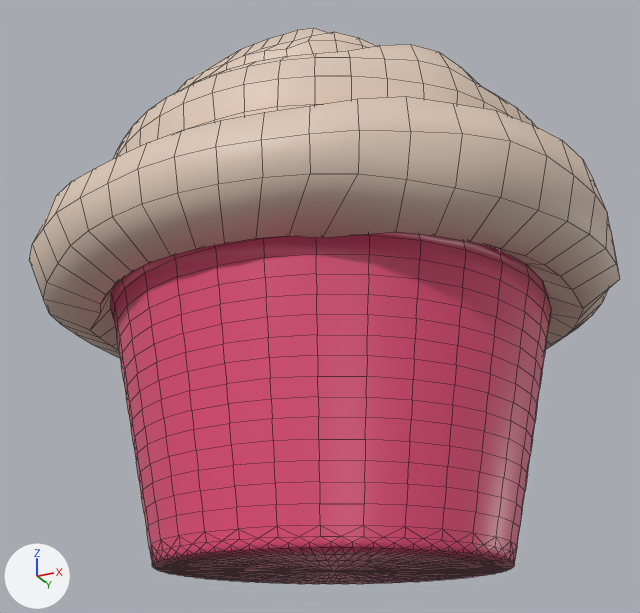
One commit to the Blender file Assets/Models/Actor/actor.blend: the scene before it, then after it.
The view is the same before and after, from a 50 mm camera at (8.8, -18.17, -2.11) aimed at (-0.32, 0.08, 6.11). Lighting does not change. The marker at lower left points along +X, +Y and +Z. Mesh edges are drawn as thin lines.

The older version as bpy lines, for what is in view:
```python
mat_body = principled_material('Body')
mat_body.base_color = (0.8, 0.0784, 0.201)  # pink #e74f7c
mat_body.roughness = 0.4
mat_cream = principled_material('Cream')
mat_cream.base_color = (0.8, 0.631, 0.514)  # beige #e7d0be
me_cone = bpy.data.meshes.new('Cone')
me_cone.from_pydata(...)  # 1878 vertices, 2304 faces; spans x -6.79..6.81, y -6.63..6.75, z -6.12..7.34
# faces by material slot: [1344, 960]
me_cone.materials.append(mat_body)  # pink #e74f7c
me_cone.materials.append(mat_cream)  # beige #e7d0be
ob_cream = bpy.data.objects.new('Cream', me_cone)
ob_cream.location = (0.0, 0.0, 5.91)
```
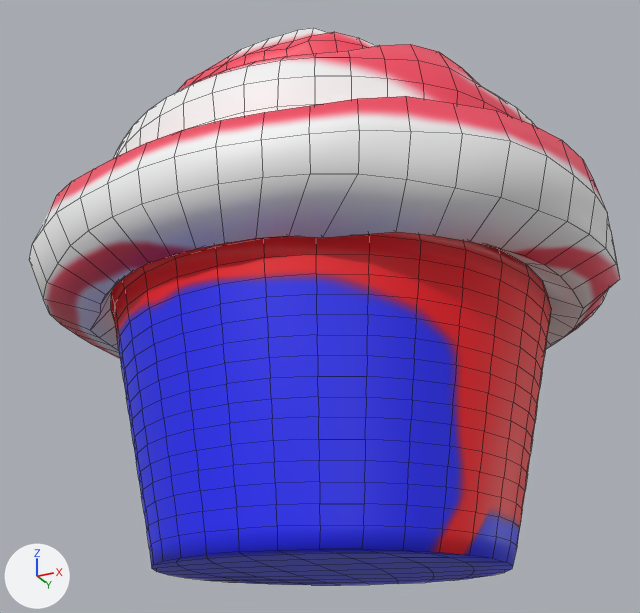
The change, as a list of edits to the scene's bpy script:
```text
Add img_cream1_002:
    img_cream1_002 = load_image('Cream1.002', 'Cream1.png', 1024, 1024, 'sRGB')
Add img_texture1:
    img_texture1 = load_image('Texture1', 'Body1.png', 1024, 1024, 'sRGB')
Change mat_body:
    add n1 = _N.new('ShaderNodeOutputMaterial'); n1.name = 'Material Output'
    where n0 = _N.new('ShaderNodeBsdfPrincipled'); n0.name = 'Principled BSDF'
    remove n0.inputs[0].default_value = (0.8, 0.0784, 0.201, 1.0)  # 'Base Color', pink #e74f7c
    remove n1 = _N.new('ShaderNodeOutputMaterial'); n1.name = 'Material Output'
    n0.inputs[2].default_value: 0.4 -> 0.519  # 'Roughness'
    add n2 = _N.new('ShaderNodeTexImage'); n2.name = 'Image Texture'
    add n2.image = img_texture1
    add n3 = _N.new('ShaderNodeUVMap'); n3.name = 'UV Map'
    add n3.uv_map = 'UV0'
    add _L.new(n2.outputs[0], n0.inputs[0])  # 'Color' to 'Base Color'
    add _L.new(n3.outputs[0], n2.inputs[0])  # 'UV' to 'Vector'
Change mat_cream:
    where n0 = _N.new('ShaderNodeBsdfPrincipled'); n0.name = 'Principled BSDF'
    remove n0.inputs[0].default_value = (0.8, 0.631, 0.514, 1.0)  # 'Base Color', beige #e7d0be
    add n2 = _N.new('ShaderNodeTexImage'); n2.name = 'Image Texture'
    add n2.image = img_cream1_002
    add n3 = _N.new('ShaderNodeUVMap'); n3.name = 'UV Map'
    add n3.uv_map = 'UV1'
    add _L.new(n2.outputs[0], n0.inputs[0])  # 'Color' to 'Base Color'
    add _L.new(n3.outputs[0], n2.inputs[0])  # 'UV' to 'Vector'
Change me_cone:
    used by ob_cream; location = (0.0, 0.0, 5.91)
    remove me_cone.from_pydata(...)  # 1878 vertices, 2304 faces; spans x -6.79..6.81, y -6.63..6.75, z -6.12..7.34
    add me_cone.from_pydata(...)  # 1510 vertices, 1536 faces; spans x -6.79..6.81, y -6.63..6.75, z -6.11..7.34
    me_cone part 1: 449 vertices removed from x -3.94..3.96, y -3.89..4.01, z -6.12..-5.89; 81 vertices added at x -3.92..3.88, y -3.84..3.96, z -6.11
    me_cone part 2: 1440 kept faces spanning x -6.79..6.81, y -6.63..6.75, z -5.7..7.34 get new texture (UV) coordinates
```

Location of each change, (x1, y1, x2, y2) in pixels of the pictures (640 x 613 px):
'Cream', surface changed, reshaped
    before: (29, 28, 620, 584)
    after: (29, 28, 620, 585)
part 1 of me_cone, cut back
    before: (150, 525, 517, 584)
    after: (150, 525, 517, 585)
part 2 of me_cone, surface changed
    both: (29, 28, 620, 549)
